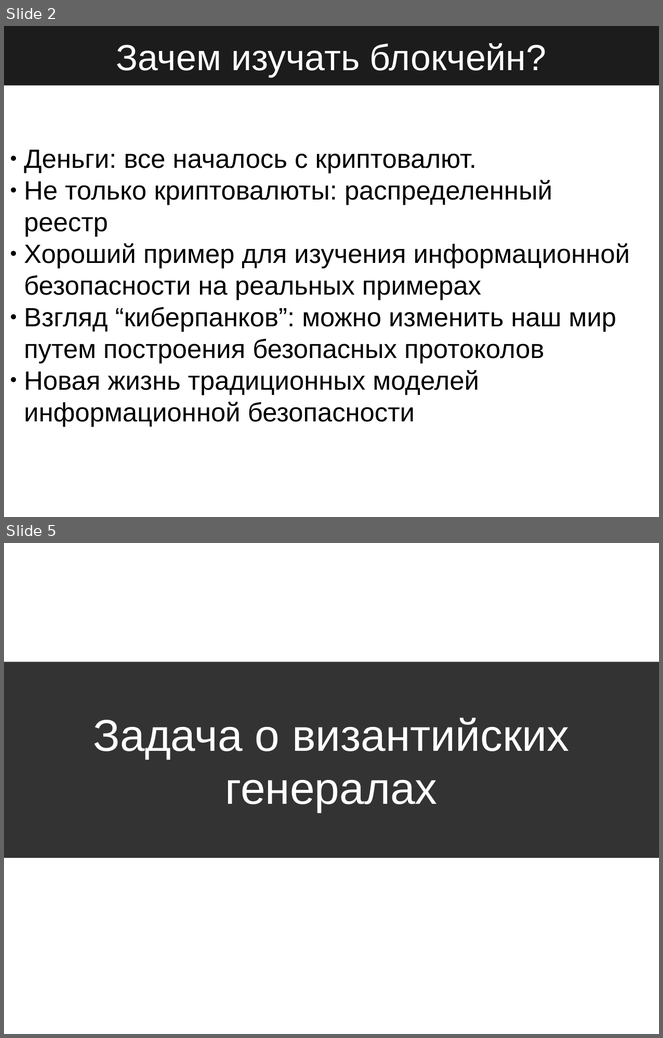
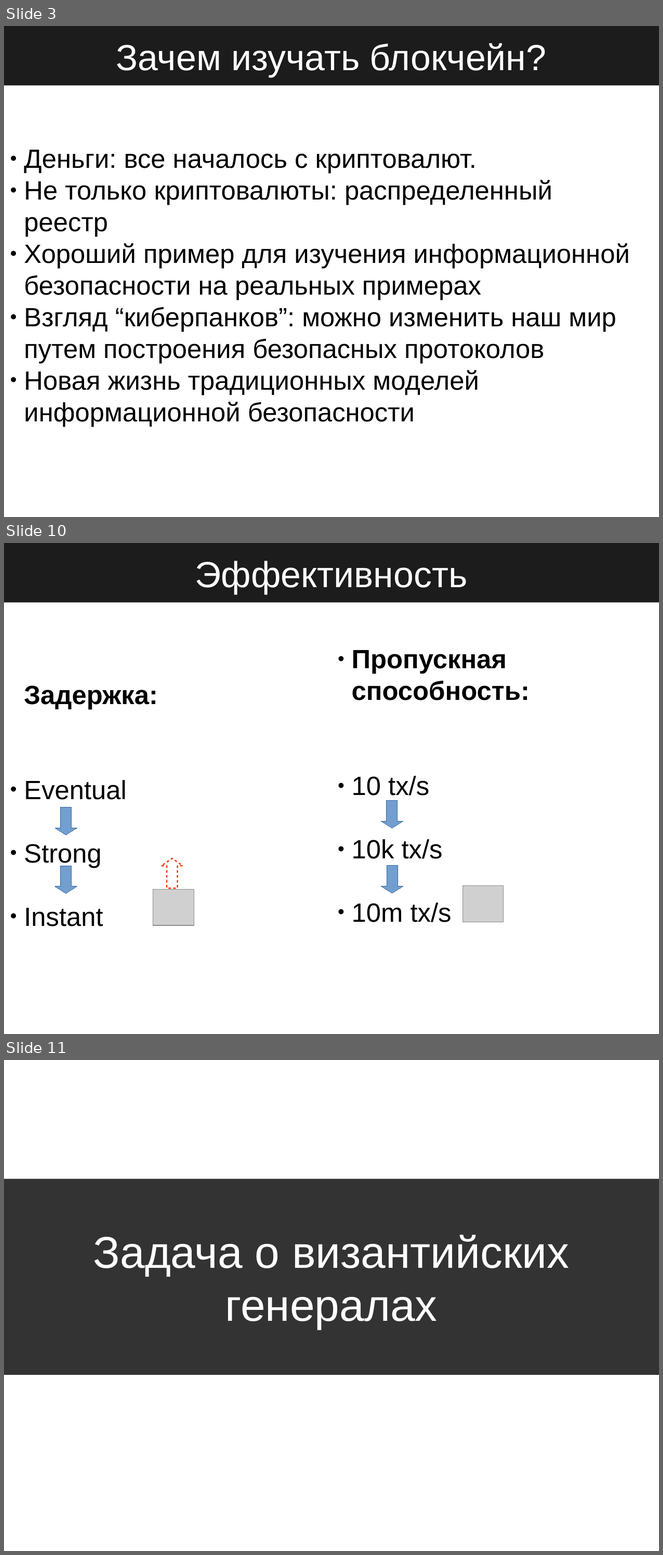
Before and after one commit to StateProof/blockchainClass, a slide deck: executive/1.Intro.odp. Shown one above the other, each under a label of ours: slides 2 and 5 before the commit, slides 3, 10 and 11 after it; the slides between them are not shown. The pictures are 663x1038 and 663x1555 pixels, drawn with LibreOffice and Linux fonts; fonts in the diff are those of the drawing; grey boxes stand for pictures. Boxes give left, top, right and bottom in pixels: in the first picture for what was removed or moved away, otherwise in the second. Text is boxed around its words. In the diff, an @@ line names an element or a change of style, - is before the commit and + after.

```diff
--- a/executive/1.Intro.odp
+++ b/executive/1.Intro.odp
@@ slide 10 added at <box>4,543,659,1034</box>, background #FFFFFF @@
@@ title added at <box>4,543,659,602</box>, fill #1C1C1C, 44 pt, text #FFFFFF @@
+Эффективность
@@ text added at <box>352,650,530,923</box>, 32 pt, text #000000, bold @@
+● Пропускная способность:
+● 10 tx/s
+● 10k tx/s
+● 10m tx/s
@@ subtitle added at <box>24,685,158,927</box>, 32 pt, text #000000 @@
+Задержка:
+● Eventual
+● Strong
+● Instant
@@ down arrow added at <box>55,808,77,836</box>, fill #729FCF, outline #3465A4 0 pt @@
@@ down arrow added at <box>382,800,403,828</box>, fill #729FCF, outline #3465A4 0 pt @@
@@ down arrow added at <box>55,866,77,894</box>, fill #729FCF, outline #3465A4 0 pt @@
@@ down arrow added at <box>162,859,183,888</box>, outline #FF3300 1.5 pt @@
@@ down arrow added at <box>382,866,403,894</box>, fill #729FCF, outline #3465A4 0 pt @@
@@ picture added at <box>153,890,194,926</box> @@
@@ picture added at <box>463,886,504,922</box> @@
@@ what was slide 2 is now slide 3 @@
@@ what was slide 5 is now slide 11 @@
```
Also in this commit, not shown: 3 slides changed, 18 other slides added, 2 slides removed, 4 other files.
